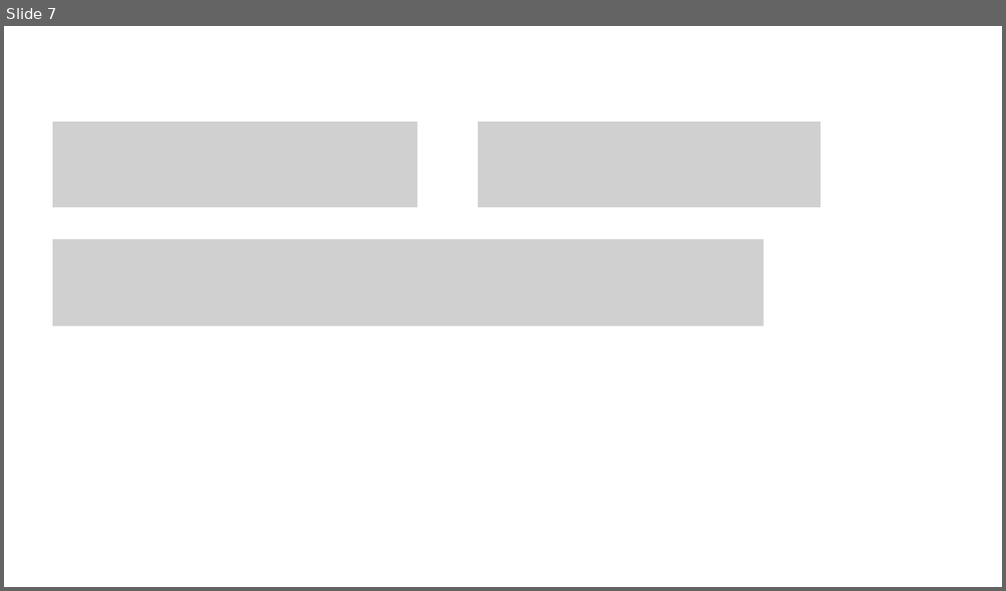
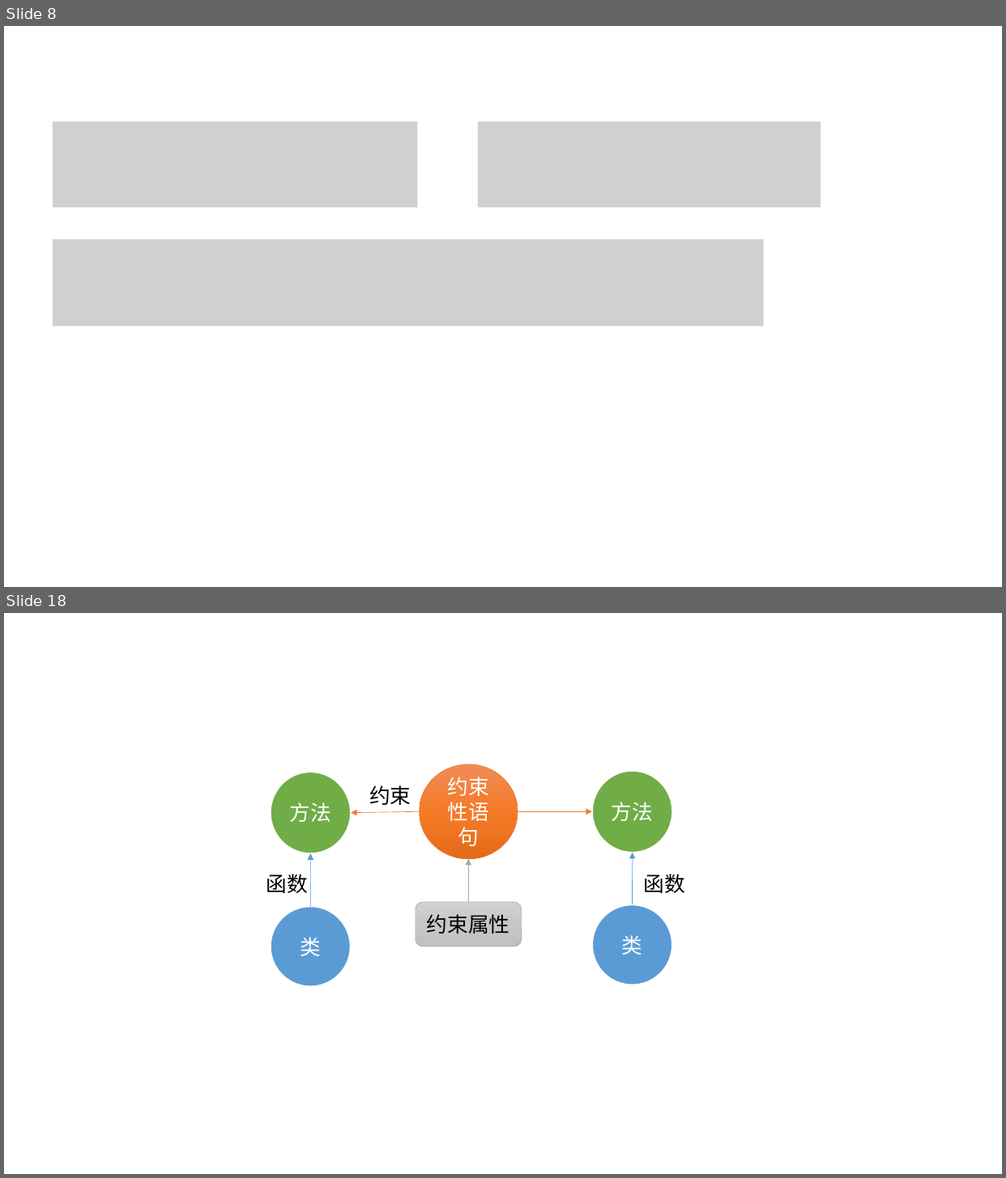
Before and after one commit to zk467701860/SKnowledgeGraph, a slide deck: directive_classification/毕业论文/图片/新建 Microsoft PowerPoint 演示文稿.pptx. Shown one above the other, each under a label of ours: slide 7 before the commit, slides 8 and 18 after it; the slides between them are not shown. The pictures are 1006x591 and 1006x1178 pixels, drawn with LibreOffice and Linux fonts; fonts in the diff are those of the drawing; grey boxes stand for pictures. Boxes give left, top, right and bottom in pixels: in the first picture for what was removed or moved away, otherwise in the second. Text is boxed around its words. In the diff, an @@ line names an element or a change of style, - is before the commit and + after.

```diff
--- a/directive_classification/毕业论文/图片/新建 Microsoft PowerPoint 演示文稿.pptx
+++ b/directive_classification/毕业论文/图片/新建 Microsoft PowerPoint 演示文稿.pptx
@@ slide 18 added at (4, 613, 1002, 1174), background #FFFFFF @@
@@ ellipse added at (270, 772, 351, 854), fill #70AD47, outline #FFFFFF 1.5 pt, 20 pt, text #FFFFFF @@
+方法
@@ ellipse added at (420, 764, 518, 858), fill gradient #F18C57 to #F67B28 to #E56C19, outline #ED7D31 0.5 pt, 20 pt, text #FFFFFF @@
+约束性语句
@@ ellipse added at (592, 771, 672, 853), fill #70AD47, outline #FFFFFF 1.5 pt, 20 pt, text #FFFFFF @@
+方法
@@ text added at (369, 786, 411, 805), 20 pt, text #000000 @@
+约束
@@ arrow added from (420, 811) to (351, 813), #ED7D31 0.5 pt @@
@@ arrow added from (518, 811) to (592, 811), #ED7D31 0.5 pt @@
@@ arrow added from (310, 906) to (311, 854), #5B9BD5 0.5 pt @@
@@ arrow added from (632, 905) to (632, 853), #5B9BD5 0.5 pt @@
@@ text added at (266, 874, 308, 893), 20 pt, text #000000 @@
+函数
@@ arrow added from (469, 902) to (469, 859), #A5A5A5 0.5 pt @@
@@ text added at (643, 874, 684, 893), 20 pt, text #000000 @@
+函数
@@ rounded rectangle added at (415, 902, 522, 946), fill gradient #D2D2D2 to #C8C8C8 to #C0C0C0, outline #A5A5A5 0.5 pt, 20 pt, text #000000 @@
+约束属性
@@ ellipse added at (270, 906, 351, 986), fill #5B9BD5, outline #FFFFFF 1.5 pt, 20 pt, text #FFFFFF @@
+类
@@ ellipse added at (592, 905, 672, 985), fill #5B9BD5, outline #FFFFFF 1.5 pt, 20 pt, text #FFFFFF @@
+类
@@ what was slide 7 is now slide 8 @@
```
Also in this commit, not shown: 2 slides changed, 14 other slides added, 37 other files.
